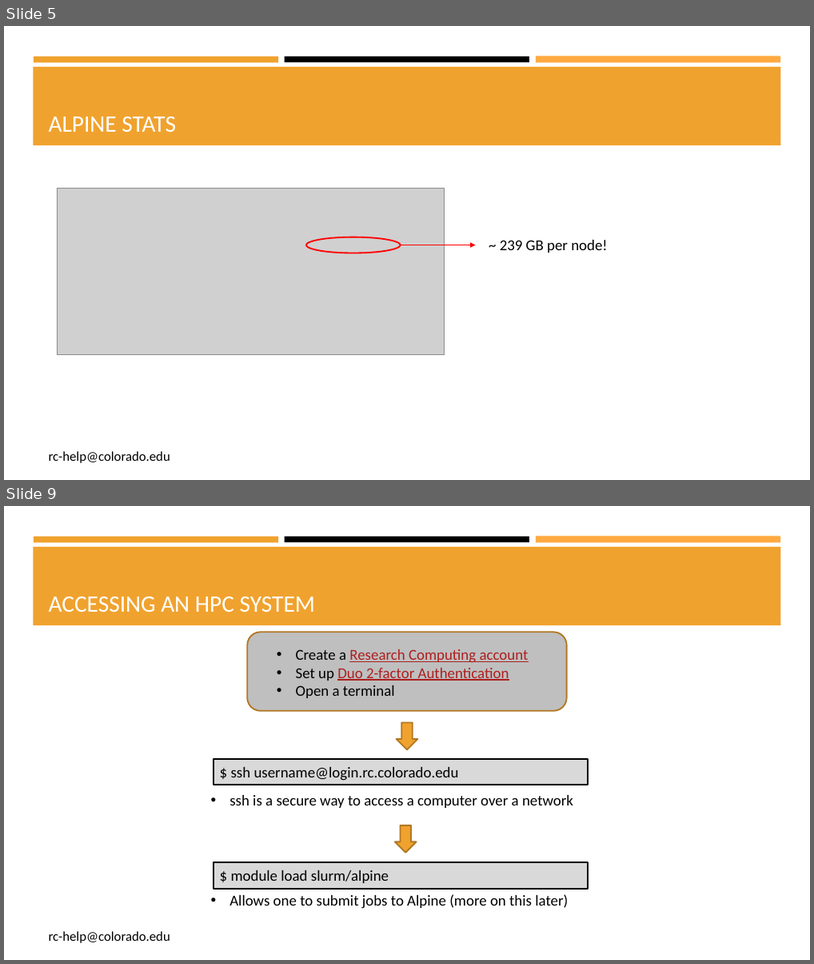
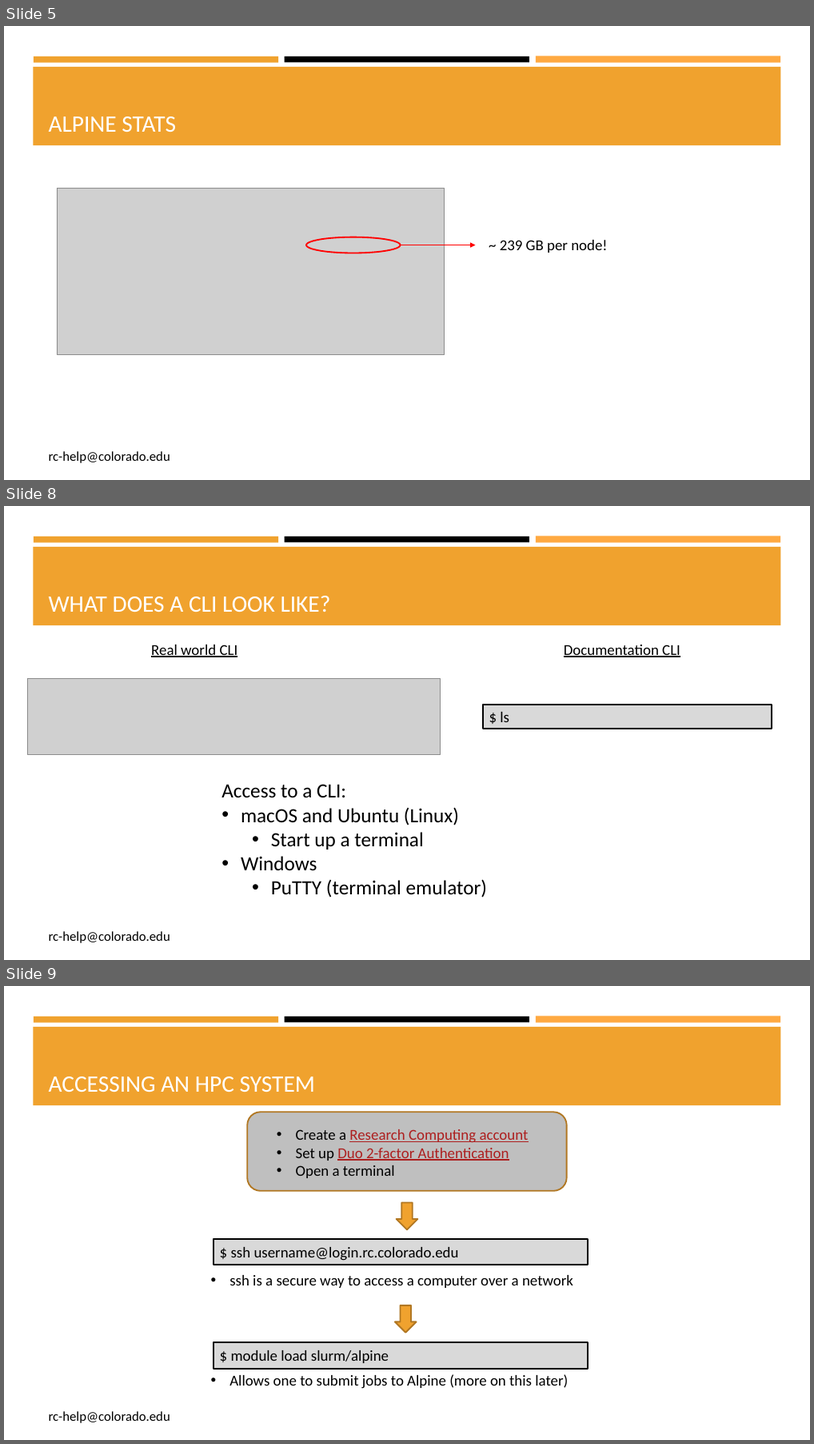
Before and after one commit to b-reyes/Presentations, a slide deck: CU_presentation/CU_boulder_presentation.pptx. Shown one above the other, each under a label of ours: slides 5 and 9 before the commit, slides 5, 8 and 9 after it; the slides between them are not shown. The pictures are 814x964 and 814x1444 pixels, drawn with LibreOffice and Linux fonts; fonts in the diff are those of the drawing; grey boxes stand for pictures. Boxes give left, top, right and bottom in pixels: in the first picture for what was removed or moved away, otherwise in the second. Text is boxed around its words. In the diff, an @@ line names an element or a change of style, - is before the commit and + after.

```diff
--- a/CU_presentation/CU_boulder_presentation.pptx
+++ b/CU_presentation/CU_boulder_presentation.pptx
@@ slide 8 added at (4,506,810,960), background #FFFFFF; not listed: 4 template elements that a slide beside it also shows @@
@@ title added at (49,596,331,612), 28 pt, text #FFFFFF @@
+WHAT DOES A CLI LOOK LIKE?
@@ text added at (151,644,238,657), 18 pt, text #000000, underline @@
+Real world CLI
@@ text added at (564,644,681,657), 18 pt, text #000000, underline @@
+Documentation CLI
@@ picture added at (27,679,440,755) @@
@@ rectangle added at (484,704,772,728), fill #D9D9D9, outline #000000 1.75 pt, 18 pt, text #000000 @@
+$ ls
@@ text added at (222,784,487,897), 24 pt, text #000000 @@
+Access to a CLI:
+• macOS and Ubuntu (Linux)
+  • Start up a terminal
+• Windows
+  • PuTTY (terminal emulator)
@@ text added at (49,931,170,943), 16 pt, text #000000 @@
+rc-help@colorado.edu
```
Also in this commit, not shown: 4 slides changed, 3 other slides added.
